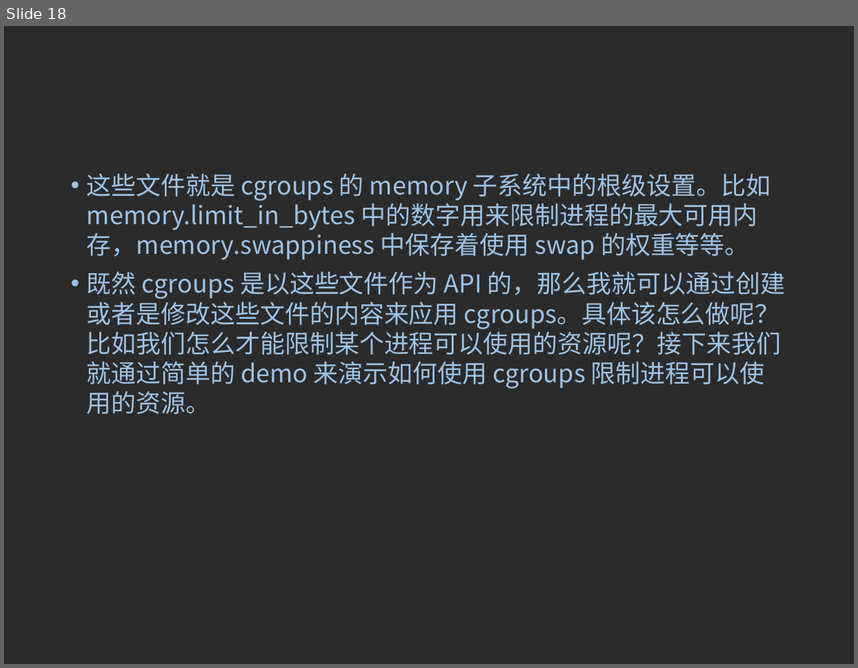
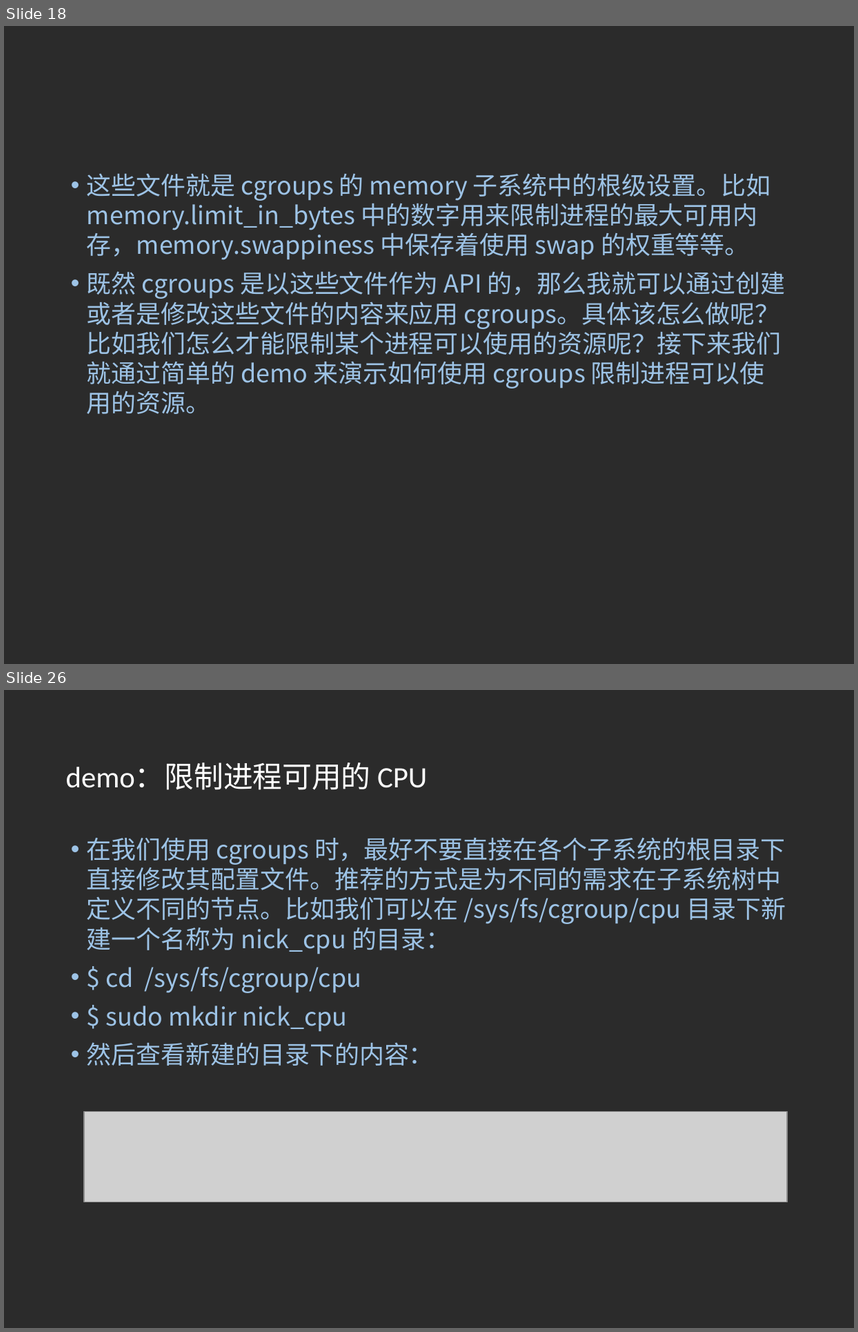
Before and after one commit to 15905100791/learning-records, a slide deck: Cgroups/CGroups简介.ppt. Shown one above the other, each under a label of ours: slide 18 before the commit, slides 18 and 26 after it; the slides between them are not shown. The pictures are 858x668 and 858x1332 pixels, drawn with LibreOffice and Linux fonts; fonts in the diff are those of the drawing; grey boxes stand for pictures; background and template pictures are left out; a plain dark background stands for a picture behind light text. Boxes give left, top, right and bottom in pixels: in the first picture for what was removed or moved away, otherwise in the second. Text is boxed around its words. In the diff, an @@ line names an element or a change of style, - is before the commit and + after.

```diff
--- a/Cgroups/CGroups简介.ppt
+++ b/Cgroups/CGroups简介.ppt
@@ slide 26 added at box(4, 690, 854, 1328), background picture (left out) @@
@@ title added at box(66, 763, 427, 790), 25 pt, text #FFFFFF @@
+demo：限制进程可用的 CPU
@@ text added at box(87, 837, 786, 1065), 21 pt, text #9DC3E6 @@
+• 在我们使用 cgroups 时，最好不要直接在各个子系统的根目录下直接修改其配置文件。推荐的方式是为不同的需求在子系统树中定义不同的节点。比如我们可以在 /sys/fs/cgroup/cpu 目录下新建一个名称为 nick_cpu 的目录：
+• $ cd /sys/fs/cgroup/cpu
+• $ sudo mkdir nick_cpu
+• 然后查看新建的目录下的内容：
@@ picture added at box(84, 1111, 787, 1201) @@
```
Also in this commit, not shown: 1 slide changed, 16 other slides added, 3 slides removed, 3 other files.
